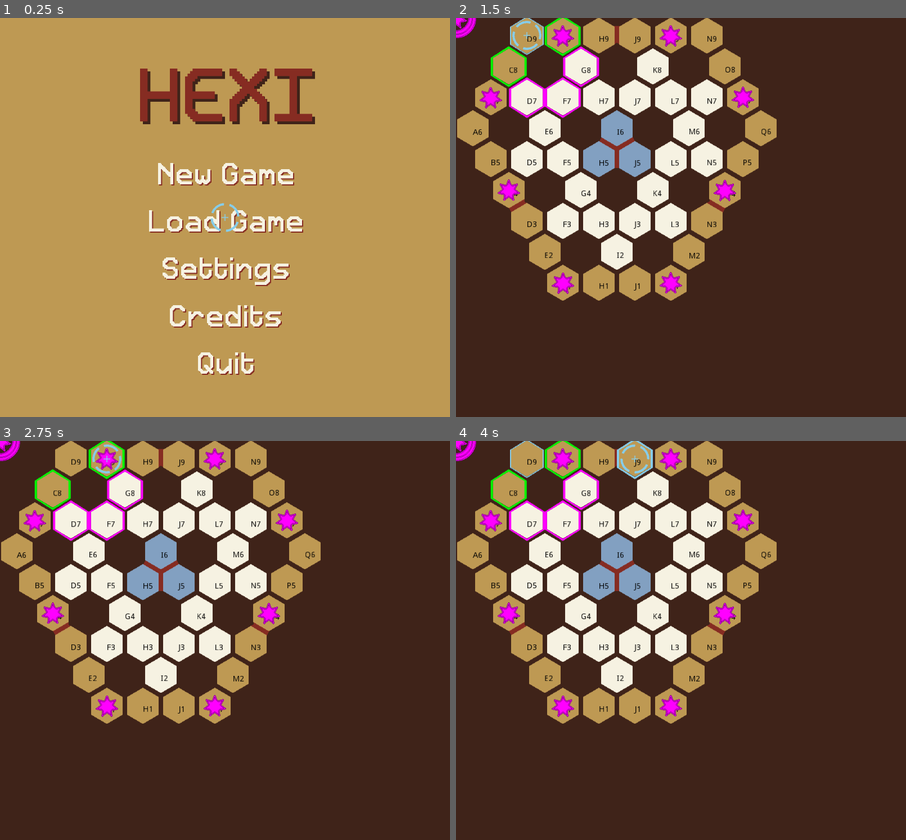
Above: before the commit, frames 1-4 (two rows, left to right).
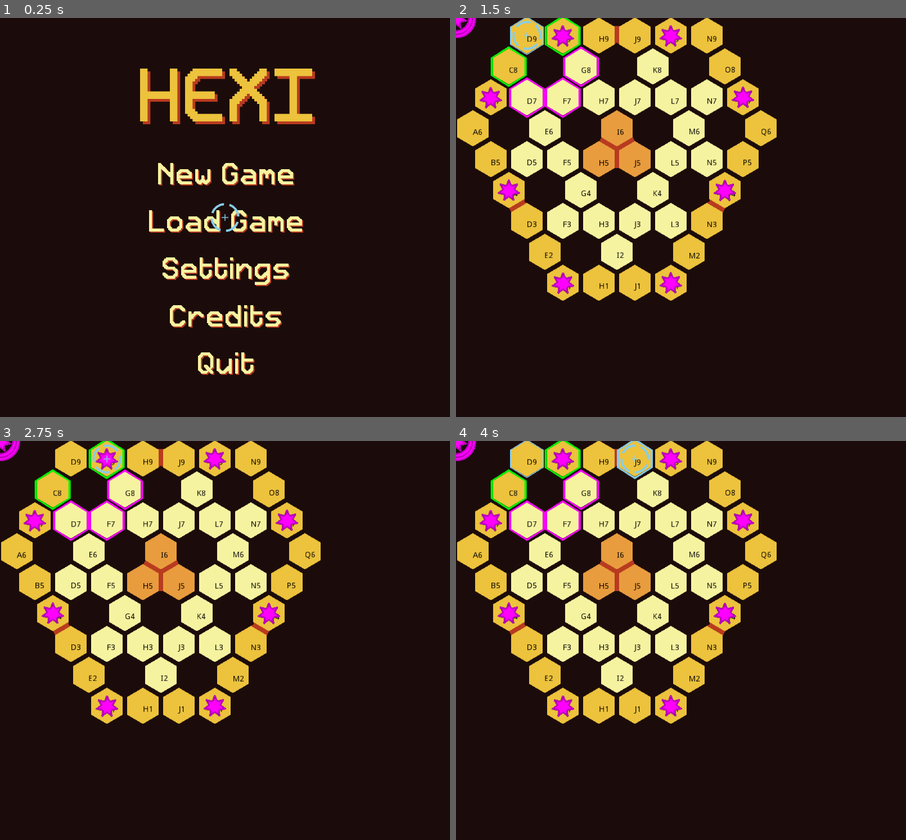
Above: after the commit, the same moments.

Repository: jbbranch9/MANOK
Game: Godot game, scene res://main.tscn
Two runs of this game, one before a commit and one after it. Both use one fixed random seed, a clock stepped at 60 frames per second and the inputs below.
Inputs (mouse positions are in pixels of both pictures, inside the frame that each line leads up to):
- Up to frame 1 (0.25 s): no input
- Up to frame 2 (1.5 s): move the mouse to (681, 177) at 0.52 s; press the mouse at (681, 177) at 0.53 s; tap Enter at 1.25 s; move the mouse to (528, 33) at 1.27 s; release the mouse at (528, 33) at 1.28 s; click (528, 33) at 1.35 s
- Up to frame 3 (2.75 s): move the mouse to (108, 456) at 2.02 s; press the mouse at (108, 456) at 2.03 s
- Up to frame 4 (4 s): move the mouse to (600, 456) at 2.77 s; release the mouse at (600, 456) at 2.78 s; click (600, 456) at 2.85 s; tap Space at 3.5 s; move the mouse to (636, 456) at 3.52 s; press the mouse at (636, 456) at 3.53 s

The runs differ from the first frame. In frame 1, 100% of the frame differs, in the area x 0-100%, y 0-100%; in frame 2, 97%; in frame 3, 97%; in frame 4, 97%.

Commit message:
2020.03.12.00
changed color palette, cleaned up some code

Diff:
--- a/GUI/menu_label.gd
+++ b/GUI/menu_label.gd
@@ -40,7 +40,7 @@
 
 	is_focus = true
 
-	print(start_menu.targets[name])
+	#print(start_menu.targets[name])
 
 
 func _on_hover_exited():
--- a/GUI/menus/player_settings_editor.gd
+++ b/GUI/menus/player_settings_editor.gd
@@ -42,7 +42,3 @@
 func _on_ColorPicker_color_changed(color):
 	star_color = $custom_ColorPicker.color
 	recolor_sample_stars(star_color)
-
-func _process(delta):
-
-	print($name_entry.text)
--- a/GUI/menus/start.gd
+++ b/GUI/menus/start.gd
@@ -12,8 +12,8 @@
 
 
 func _ready():
-	$background.color = palette["outer"]
-	$frame/title.set("custom_colors/default_color", palette["block"])
-	$frame/title.set("custom_colors/font_color_shadow", palette["negative"])
+	$background.color = palette["negative"]
+	$frame/title.set("custom_colors/default_color", palette["outer"])
+	$frame/title.set("custom_colors/font_color_shadow", palette["block"])
 	$frame/title.set("bbcode_enabled", true)
 	$frame/title.set("bbcode_text", "[center]HEXI[/center]")
--- a/constants/gui.gd
+++ b/constants/gui.gd
@@ -6,11 +6,11 @@
 const palette = {\
 
 #board
-"outer":Color("BF9A54"), \
-"mid":Color("F7F3e3"), \
-"inner":Color("83A1C2"), \
-"block":Color("872d23"), \
-"negative":Color("40241A"), \
+"outer":Color("eec33d"), \
+"mid":Color("F7F4A1"), \
+"inner":Color("ea9d3e"), \
+"block":Color("B93C20"), \
+"negative":Color("1C0D0C"), \
 
 #tiles
 "cursor":Color.skyblue, \
--- a/game_elements/board/tile.gd
+++ b/game_elements/board/tile.gd
@@ -74,7 +74,7 @@
 
 func select():
 
-	print("selected: ", self.name)
+	#print("selected: ", self.name)
 
 	is_selected = true
 	highlight_flare(self)
@@ -93,7 +93,7 @@
 
 func deselect():
 
-	print("deselected")
+	#print("deselected")
 
 	is_selected = false
 	highlight.stop()
@@ -119,7 +119,7 @@
 	if not is_selected:
 		highlight_hover(self)
 
-	print(self.position, ' tile: ', self.name, ' slides to: ', slideable_tiles, ' jumps to: ', jumpable_tiles)
+	#print(self.position, ' tile: ', self.name, ' slides to: ', slideable_tiles, ' jumps to: ', jumpable_tiles)
 
 	var path = "tiles/" + self.name
 
--- a/game_elements/board/tile.tscn
+++ b/game_elements/board/tile.tscn
@@ -41,7 +41,7 @@
 rotation = 1.5708
 frames = SubResource( 1 )
 animation = "flare"
-frame = 21
+frame = 23
 playing = true
 
 [node name="crosshair" type="Sprite" parent="."]
--- a/game_elements/player.gd
+++ b/game_elements/player.gd
@@ -40,7 +40,7 @@
 
 
 	var tile_positions = board.get_tile_positions()
-	print(tile_positions)
+	#print(tile_positions)
 
 
 	for i in configuration.size():
